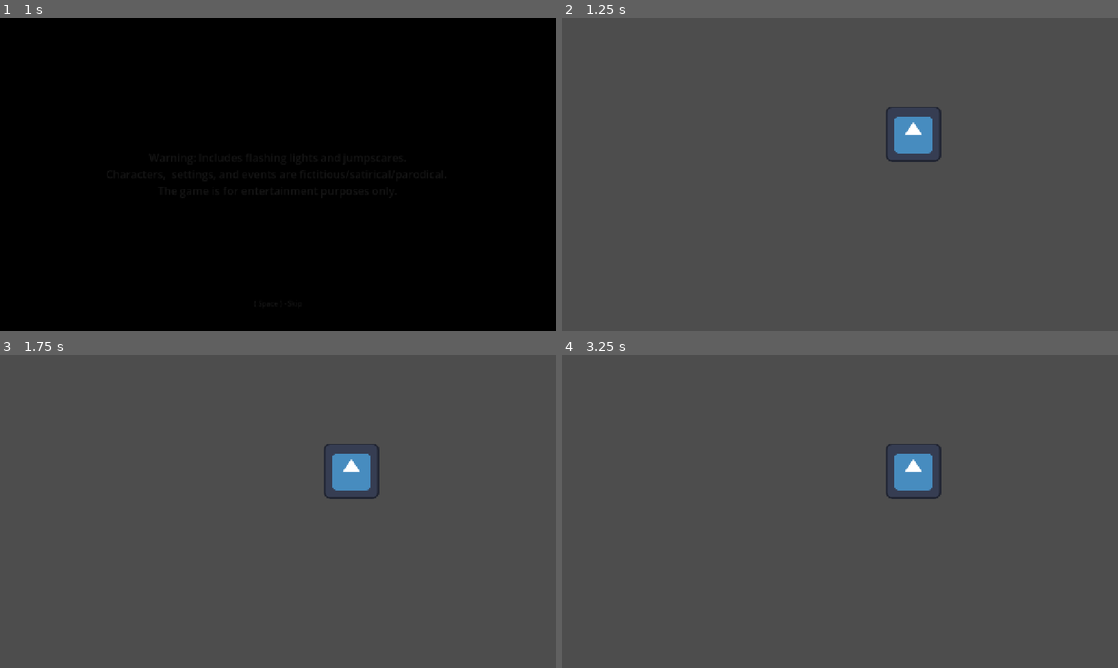
Above: before the commit, frames 1-4 (two rows, left to right).
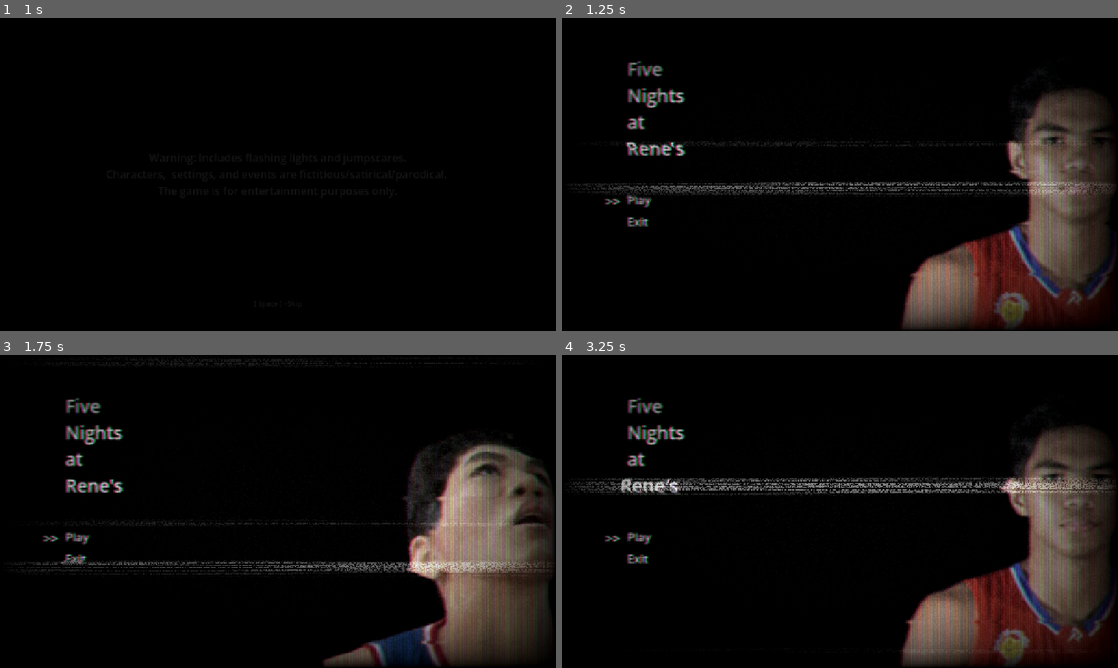
Above: after the commit, the same moments.

Repository: john-basilio/fnar
Game: Godot game, scene res://splash.tscn
The game is run twice, just before and just after one commit, with the same random seed, the same clock (stepped at 60 frames per second) and the same inputs. The engine's default icon, where the game draws it, is replaced by a stand-in: a white triangle on a blue panel in a dark square.
Inputs (mouse positions are in pixels of both pictures, inside the frame that each line leads up to):
- Up to frame 1 (1 s): move the mouse to (400, 158) at 0.52 s; hold Space (space) from 0.53 s (still down); click (400, 158) at 0.67 s
- Up to frame 2 (1.25 s): keep holding Space (space)
- Up to frame 3 (1.75 s): move the mouse to (166, 527) at 1.27 s; release Space (space) at 1.28 s; tap Space (space) at 1.35 s; click (166, 527) at 1.42 s
- Up to frame 4 (3.25 s): move the mouse to (895, 442) at 2.02 s; hold Space (space) 2.03-2.78 s; click (895, 442) at 2.17 s; move the mouse to (812, 574) at 2.77 s; tap Space (space) at 2.85 s; click (812, 574) at 2.92 s

Frame 1 is identical in both runs. In frame 2, 97% of the frame differs, in the area x 0-100%, y 0-100%; in frame 3, 98%; in frame 4, 97%.

Commit message:
splash and main menu

Diff:
--- /dev/null
+++ b/main_loading.tscn
@@ -0,0 +1,18 @@
+[gd_scene format=3 uid="uid://csc7aktj7vl6m"]
+
+[node name="loading" type="Control" unique_id=1709819424]
+layout_mode = 3
+anchors_preset = 15
+anchor_right = 1.0
+anchor_bottom = 1.0
+grow_horizontal = 2
+grow_vertical = 2
+
+[node name="ColorRect" type="ColorRect" parent="." unique_id=123448056]
+layout_mode = 1
+anchors_preset = 15
+anchor_right = 1.0
+anchor_bottom = 1.0
+grow_horizontal = 2
+grow_vertical = 2
+color = Color(0, 0, 0, 1)
--- a/main_menu.tscn
+++ b/main_menu.tscn
@@ -1,6 +1,53 @@
 [gd_scene format=3 uid="uid://2h58xolgejxi"]
 
-[ext_resource type="Texture2D" uid="uid://bj1128a701bcq" path="res://icon.svg" id="1_06t4h"]
+[ext_resource type="Texture2D" uid="uid://bgcd0vwwr8ril" path="res://assets/images/saint_rene.png" id="1_jix8l"]
+[ext_resource type="Script" uid="uid://dfayl4kq0sgkg" path="res://scripts/sprite_switch_main.gd" id="1_nlkkf"]
+[ext_resource type="Shader" uid="uid://den7daxe86el2" path="res://shaders/vhs.gdshader" id="2_7vrkn"]
+[ext_resource type="Texture2D" uid="uid://dd87xc5cwf5gs" path="res://assets/images/rene.png" id="2_fu7sn"]
+[ext_resource type="Shader" uid="uid://chvb0iy8ovi42" path="res://shaders/glitch.gdshader" id="2_jix8l"]
+[ext_resource type="Script" uid="uid://bcxnjiucwa4l6" path="res://scripts/menu.gd" id="3_fu7sn"]
+
+[sub_resource type="ShaderMaterial" id="ShaderMaterial_1af8y"]
+shader = ExtResource("2_jix8l")
+shader_parameter/range = 0.00999999977648
+shader_parameter/noiseQuality = 19.60000029206352
+shader_parameter/noiseIntensity = 0.00200000475313999
+shader_parameter/offsetIntensity = 0.01100000378237998
+shader_parameter/colorOffsetIntensity = 0.0400000019
+
+[sub_resource type="ShaderMaterial" id="ShaderMaterial_fu7sn"]
+shader = ExtResource("2_7vrkn")
+shader_parameter/overlay = true
+shader_parameter/scanlines_opacity = 0.0
+shader_parameter/scanlines_width = 0.25
+shader_parameter/grille_opacity = 0.2730000129675
+shader_parameter/resolution = Vector2(1280, 720)
+shader_parameter/pixelate = true
+shader_parameter/roll = true
+shader_parameter/roll_speed = 3.0
+shader_parameter/roll_size = 11.0390005243525
+shader_parameter/roll_variation = 3.36600015662512
+shader_parameter/distort_intensity = 0.014000000665
+shader_parameter/noise_opacity = 0.954000045315
+shader_parameter/noise_speed = 5.0
+shader_parameter/static_noise_intensity = 0.06
+shader_parameter/aberration = 0.02000004845000003
+shader_parameter/brightness = 1.4
+shader_parameter/discolor = true
+shader_parameter/warp_amount = 0.0
+shader_parameter/clip_warp = true
+shader_parameter/vignette_intensity = 2.41
+shader_parameter/vignette_opacity = 0.214000010165
+
+[sub_resource type="LabelSettings" id="LabelSettings_glbon"]
+font_size = 42
+
+[sub_resource type="LabelSettings" id="LabelSettings_0m2eu"]
+font_size = 27
+
+[sub_resource type="LabelSettings" id="LabelSettings_7vrkn"]
+font_size = 30
+outline_size = 3
 
 [node name="Control" type="Control" unique_id=1131882055]
 layout_mode = 3
@@ -10,6 +57,123 @@
 grow_horizontal = 2
 grow_vertical = 2
 
-[node name="Icon" type="Sprite2D" parent="." unique_id=2077084581]
-position = Vector2(809, 267)
-texture = ExtResource("1_06t4h")
+[node name="bg" type="ColorRect" parent="." unique_id=141523118]
+layout_mode = 1
+anchors_preset = 15
+anchor_right = 1.0
+anchor_bottom = 1.0
+grow_horizontal = 2
+grow_vertical = 2
+color = Color(0, 0, 0, 1)
+
+[node name="shader_rene" type="CanvasLayer" parent="." unique_id=1668697712]
+script = ExtResource("1_nlkkf")
+
+[node name="rene" type="Sprite2D" parent="shader_rene" unique_id=1134153481]
+visible = false
+position = Vector2(1207, 783)
+scale = Vector2(3.23, 3.135)
+texture = ExtResource("2_fu7sn")
+
+[node name="saintrene" type="Sprite2D" parent="shader_rene" unique_id=463546317]
+visible = false
+position = Vector2(1144, 422)
+scale = Vector2(2, 2)
+texture = ExtResource("1_jix8l")
+
+[node name="glitch" type="ColorRect" parent="shader_rene" unique_id=1430965757]
+material = SubResource("ShaderMaterial_1af8y")
+anchors_preset = 11
+anchor_left = 1.0
+anchor_right = 1.0
+anchor_bottom = 1.0
+offset_left = -675.0
+grow_horizontal = 0
+grow_vertical = 2
+offset_transform_enabled = true
+
+[node name="shader_bg" type="CanvasLayer" parent="." unique_id=1465118183]
+
+[node name="shadermaterial" type="ColorRect" parent="shader_bg" unique_id=65817144]
+material = SubResource("ShaderMaterial_fu7sn")
+anchors_preset = 15
+anchor_right = 1.0
+anchor_bottom = 1.0
+grow_horizontal = 2
+grow_vertical = 2
+mouse_filter = 2
+
+[node name="Label" type="Label" parent="." unique_id=2115343777]
+layout_mode = 1
+anchors_preset = -1
+anchor_left = 3.525
+anchor_top = -3.6
+anchor_right = 3.525
+anchor_bottom = -3.6
+offset_left = -4362.0
+offset_top = 2442.0
+offset_right = -3082.0
+offset_bottom = 3162.0
+text = "Five
+Nights
+at
+Rene's"
+label_settings = SubResource("LabelSettings_glbon")
+vertical_alignment = 1
+metadata/_edit_use_anchors_ = true
+
+[node name="menu" type="Control" parent="." unique_id=649002547]
+layout_mode = 1
+anchors_preset = 15
+anchor_right = 1.0
+anchor_bottom = 1.0
+grow_horizontal = 2
+grow_vertical = 2
+script = ExtResource("3_fu7sn")
+
+[node name="play" type="Label" parent="menu" unique_id=997339987]
+layout_mode = 1
+anchors_preset = 14
+anchor_top = 0.5
+anchor_right = 1.0
+anchor_bottom = 0.5
+offset_left = 150.0
+offset_top = 40.0
+offset_right = 150.0
+offset_bottom = 77.0
+grow_horizontal = 2
+grow_vertical = 2
+mouse_filter = 1
+text = "Play"
+label_settings = SubResource("LabelSettings_0m2eu")
+
+[node name="exit" type="Label" parent="menu" unique_id=257551906]
+layout_mode = 1
+anchors_preset = 14
+anchor_top = 0.5
+anchor_right = 1.0
+anchor_bottom = 0.5
+offset_left = 150.0
+offset_top = 90.0
+offset_right = 150.0
+offset_bottom = 127.0
+grow_horizontal = 2
+grow_vertical = 2
+mouse_filter = 1
+text = "Exit"
+label_settings = SubResource("LabelSettings_0m2eu")
+
+[node name="arrow" type="Label" parent="menu" unique_id=89412301]
+layout_mode = 1
+anchors_preset = 14
+anchor_top = 0.5
+anchor_right = 1.0
+anchor_bottom = 0.5
+offset_left = 100.0
+offset_top = 40.0
+offset_right = 100.0
+offset_bottom = 82.0
+grow_horizontal = 2
+grow_vertical = 2
+text = ">>"
+label_settings = SubResource("LabelSettings_7vrkn")
--- a/project.godot
+++ b/project.godot
@@ -21,6 +21,8 @@
 
 window/size/viewport_width=1280
 window/size/viewport_height=720
+window/size/window_width_override=1024
+window/size/window_height_override=576
 window/stretch/mode="canvas_items"
 window/stretch/aspect="ignore"
 
--- /dev/null
+++ b/scripts/menu.gd
@@ -0,0 +1,26 @@
+extends Control;
+
+@onready var play = $play;
+@onready var exit = $exit;
+@onready var arrow = $arrow;
+
+func _ready() -> void:
+
+	# Bind hover signals from labels
+	play.mouse_entered.connect(handle_hover.bind(play));
+	exit.mouse_entered.connect(handle_hover.bind(exit));
+
+	# Bind click signals
+	play.gui_input.connect(handle_click.bind(play));
+	exit.gui_input.connect(handle_click.bind(exit));
+
+func handle_hover(item: Label) -> void:
+	arrow.global_position.y = item.global_position.y;
+
+func handle_click(event: InputEvent, item: Label) -> void:
+	if event.is_pressed() :
+		match item.name:
+			"play":
+				get_tree().change_scene_to_file("res://splash.tscn");
+			"exit":
+				get_tree().quit();
--- a/scripts/splash_text.gd
+++ b/scripts/splash_text.gd
@@ -12,7 +12,6 @@
 	await anim.animation_finished;
 	timer.start();
 	await timer.timeout;
-	print("post-await")
 
 func text_timeout() -> void:
 	anim.play_backwards("fade");
--- /dev/null
+++ b/scripts/sprite_switch_main.gd
@@ -0,0 +1,38 @@
+extends CanvasLayer;
+
+@onready var sprites: Array[Sprite2D] = [
+	$rene,
+	$saintrene
+];
+
+func _ready() -> void:
+	# Hide all alternate sprites except the first one.
+	for sprite in sprites:
+		sprite.visible = false;
+
+	sprites[0].visible = true;
+
+	random_glitch_loop();
+
+func random_glitch_loop() -> void:
+	while true:
+		# Random trigger timer
+		await get_tree().create_timer(randf_range(.5, 3.0)).timeout
+
+		# Choose a random sprite.
+		var chosen: Sprite2D = sprites.pick_random()
+
+		# Hide the current sprite and show the chosen one.
+		for sprite in sprites:
+			sprite.visible = false
+
+		chosen.visible = true
+
+		# Keep the glitch visible briefly.
+		await get_tree().create_timer(0.08).timeout
+
+		# Restore the original sprite.
+		for sprite in sprites:
+			sprite.visible = false
+
+		sprites[0].visible = true
--- /dev/null
+++ b/shaders/glitch.gdshader
@@ -0,0 +1,49 @@
+shader_type canvas_item;
+
+uniform float range : hint_range(0.0, 0.1, 0.005)= 0.05;
+uniform float noiseQuality : hint_range(0.0, 300.0, 0.1)= 250.0;
+uniform float noiseIntensity : hint_range(-0.6, 0.6, 0.0010)= 0.0088;
+uniform float offsetIntensity : hint_range(-0.1, 0.1, 0.001) = 0.03;
+uniform float colorOffsetIntensity : hint_range(0.0, 5.0, 0.001) = 1.3;
+uniform sampler2D SCREEN_TEXTURE : hint_screen_texture;
+float rand(vec2 co)
+{
+    return fract(sin(dot(co.xy ,vec2(12.9898,78.233))) * 43758.5453);
+}
+
+float verticalBar(float pos, float UVY, float offset)
+{
+    float edge0 = (pos - range);
+    float edge1 = (pos + range);
+
+    float x = smoothstep(edge0, pos, UVY) * offset;
+    x -= smoothstep(pos, edge1, UVY) * offset;
+    return x;
+}
+const float saturation = 0.2;
+void fragment()
+{
+    vec2 uv = SCREEN_UV;
+    for (float i = 0.0; i < 0.71; i += 0.1313)
+    {
+        float d = mod(TIME * i, 1.7);
+        float o = sin(1.0 - tan(TIME * 0.24 * i));
+    	o *= offsetIntensity;
+        uv.x += verticalBar(d, UV.y, o);
+    }
+
+    float UVY = uv.y;
+    UVY *= noiseQuality;
+    UVY = float(int(UVY)) * (1.0 / noiseQuality);
+    float noise = rand(vec2(TIME * 0.00001, UVY));
+    uv.x += noise * noiseIntensity;
+
+    vec2 offsetR = vec2(0.009 * sin(TIME), 0.0) * colorOffsetIntensity;
+    vec2 offsetG = vec2(0.0073 * (cos(TIME * 0.97)), 0.0) * colorOffsetIntensity;
+
+    float r = texture(SCREEN_TEXTURE, uv + offsetR).r;
+    float g = texture(SCREEN_TEXTURE, uv + offsetG).g;
+    float b = texture(SCREEN_TEXTURE, uv).b;
+    vec4 tex = vec4(r, g, b, 1.0);
+    COLOR = tex;
+}
--- /dev/null
+++ b/shaders/vhs.gdshader
@@ -0,0 +1,232 @@
+/*
+Shader from Godot Shaders - the free shader library.
+godotshaders.com/shader/VHS-and-CRT-monitor-effect
+
+This shader is under CC0 license. Feel free to use, improve and
+change this shader according to your needs and consider sharing
+the modified result to godotshaders.com.
+*/
+
+shader_type canvas_item;
+
+//*** IMPORTANT! ***/
+// - If you are using this shader to affect the node it is applied to set 'overlay' to false (unchecked in the instepctor).
+// - If you are using this shader as an overlay, and want the shader to affect the nodes below in the Scene hierarchy,
+//   set 'overlay' to true (checked in the inspector).
+// On Mac there is potentially a bug causing this to not work properly. If that is the case and you want to use the shader as an overlay
+// change all "overlay ? SCREEN_TEXTURE : TEXTURE" to only "SCREEN_TEXTURE" on lines 129-140, and "vec2 uv = overlay ? warp(SCREEN_UV) : warp(UV);"
+// to "vec2 uv = warp(SCREEN_UV);" on line 98.
+uniform bool overlay = false;
+
+uniform float scanlines_opacity : hint_range(0.0, 1.0) = 0.4;
+uniform float scanlines_width : hint_range(0.0, 0.5) = 0.25;
+uniform float grille_opacity : hint_range(0.0, 1.0) = 0.3;
+uniform vec2 resolution = vec2(640.0, 480.0); // Set the number of rows and columns the texture will be divided in. Scanlines and grille will make a square based on these values
+
+// Addition to the original shader script in response to gdshader language updates
+uniform sampler2D SCREEN_TEXTURE : hint_screen_texture, filter_linear_mipmap;
+
+uniform bool pixelate = true; // Fill each square ("pixel") with a sampled color, creating a pixel look and a more accurate representation of how a CRT monitor would work.
+
+uniform bool roll = true;
+uniform float roll_speed = 8.0; // Positive values are down, negative are up
+uniform float roll_size : hint_range(0.0, 100.0) = 15.0;
+uniform float roll_variation : hint_range(0.1, 5.0) = 1.8; // This valie is not an exact science. You have to play around with the value to find a look you like. How this works is explained in the code below.
+uniform float distort_intensity : hint_range(0.0, 0.2) = 0.05; // The distortion created by the rolling effect.
+
+uniform float noise_opacity : hint_range(0.0, 1.0) = 0.4;
+uniform float noise_speed = 5.0; // There is a movement in the noise pattern that can be hard to see first. This sets the speed of that movement.
+
+uniform float static_noise_intensity : hint_range(0.0, 1.0) = 0.06;
+
+uniform float aberration : hint_range(-1.0, 1.0) = 0.03; // Chromatic aberration, a distortion on each color channel.
+uniform float brightness = 1.4; // When adding scanline gaps and grille the image can get very dark. Brightness tries to compensate for that.
+uniform bool discolor = true; // Add a discolor effect simulating a VHS
+
+uniform float warp_amount :hint_range(0.0, 5.0) = 1.0; // Warp the texture edges simulating the curved glass of a CRT monitor or old TV.
+uniform bool clip_warp = false;
+
+uniform float vignette_intensity = 0.4; // Size of the vignette, how far towards the middle it should go.
+uniform float vignette_opacity : hint_range(0.0, 1.0) = 0.5;
+
+// Used by the noise functin to generate a pseudo random value between 0.0 and 1.0
+vec2 random(vec2 uv){
+    uv = vec2( dot(uv, vec2(127.1,311.7) ),
+               dot(uv, vec2(269.5,183.3) ) );
+    return -1.0 + 2.0 * fract(sin(uv) * 43758.5453123);
+}
+
+// Generate a Perlin noise used by the distortion effects
+float noise(vec2 uv) {
+    vec2 uv_index = floor(uv);
+    vec2 uv_fract = fract(uv);
+
+    vec2 blur = smoothstep(0.0, 1.0, uv_fract);
+
+    return mix( mix( dot( random(uv_index + vec2(0.0,0.0) ), uv_fract - vec2(0.0,0.0) ),
+                     dot( random(uv_index + vec2(1.0,0.0) ), uv_fract - vec2(1.0,0.0) ), blur.x),
+                mix( dot( random(uv_index + vec2(0.0,1.0) ), uv_fract - vec2(0.0,1.0) ),
+                     dot( random(uv_index + vec2(1.0,1.0) ), uv_fract - vec2(1.0,1.0) ), blur.x), blur.y) * 0.5 + 0.5;
+}
+
+// Takes in the UV and warps the edges, creating the spherized effect
+vec2 warp(vec2 uv){
+	vec2 delta = uv - 0.5;
+	float delta2 = dot(delta.xy, delta.xy);
+	float delta4 = delta2 * delta2;
+	float delta_offset = delta4 * warp_amount;
+
+	return uv + delta * delta_offset;
+}
+
+// Adds a black border to hide stretched pixel created by the warp effect
+float border (vec2 uv){
+	float radius = min(warp_amount, 0.08);
+	radius = max(min(min(abs(radius * 2.0), abs(1.0)), abs(1.0)), 1e-5);
+	vec2 abs_uv = abs(uv * 2.0 - 1.0) - vec2(1.0, 1.0) + radius;
+	float dist = length(max(vec2(0.0), abs_uv)) / radius;
+	float square = smoothstep(0.96, 1.0, dist);
+	return clamp(1.0 - square, 0.0, 1.0);
+}
+
+// Adds a vignette shadow to the edges of the image
+float vignette(vec2 uv){
+	uv *= 1.0 - uv.xy;
+	float vignette = uv.x * uv.y * 15.0;
+	return pow(vignette, vignette_intensity * vignette_opacity);
+}
+
+void fragment()
+{
+	vec2 uv = overlay ? warp(SCREEN_UV) : warp(UV); // Warp the uv. uv will be used in most cases instead of UV to keep the warping
+	vec2 text_uv = uv;
+	vec2 roll_uv = vec2(0.0);
+	float time = roll ? TIME : 0.0;
+
+
+	// Pixelate the texture based on the given resolution.
+	if (pixelate)
+	{
+		text_uv = ceil(uv * resolution) / resolution;
+	}
+
+	// Create the rolling effect. We need roll_line a bit later to make the noise effect.
+	// That is why this runs if roll is true OR noise_opacity is over 0.
+	float roll_line = 0.0;
+	if (roll || noise_opacity > 0.0)
+	{
+		// Create the areas/lines where the texture will be distorted.
+		roll_line = smoothstep(0.3, 0.9, sin(uv.y * roll_size - (time * roll_speed) ) );
+		// Create more lines of a different size and apply to the first set of lines. This creates a bit of variation.
+		roll_line *= roll_line * smoothstep(0.3, 0.9, sin(uv.y * roll_size * roll_variation - (time * roll_speed * roll_variation) ) );
+		// Distort the UV where where the lines are
+		roll_uv = vec2(( roll_line * distort_intensity * (1.-UV.x)), 0.0);
+	}
+
+	vec4 text;
+	if (roll)
+	{
+		// If roll is true distort the texture with roll_uv. The texture is split up into RGB to
+		// make some chromatic aberration. We apply the aberration to the red and green channels accorging to the aberration parameter
+		// and intensify it a bit in the roll distortion.
+		text.r = texture(SCREEN_TEXTURE, text_uv + roll_uv * 0.8 + vec2(aberration, 0.0) * .1).r;
+		text.g = texture(SCREEN_TEXTURE, text_uv + roll_uv * 1.2 - vec2(aberration, 0.0) * .1 ).g;
+		text.b = texture(SCREEN_TEXTURE, text_uv + roll_uv).b;
+		text.a = 1.0;
+	}
+	else
+	{
+		// If roll is false only apply the aberration without any distorion. The aberration values are very small so the .1 is only
+		// to make the slider in the Inspector less sensitive.
+		text.r = texture(SCREEN_TEXTURE, text_uv + vec2(aberration, 0.0) * .1).r;
+		text.g = texture(SCREEN_TEXTURE, text_uv - vec2(aberration, 0.0) * .1).g;
+		text.b = texture(SCREEN_TEXTURE, text_uv).b;
+		text.a = 1.0;
+	}
+
+	float r = text.r;
+	float g = text.g;
+	float b = text.b;
+
+	uv = warp(UV);
+
+	// CRT monitors don't have pixels but groups of red, green and blue dots or lines, called grille. We isolate the texture's color channels
+	// and divide it up in 3 offsetted lines to show the red, green and blue colors next to each other, with a small black gap between.
+	if (grille_opacity > 0.0){
+
+		float g_r = smoothstep(0.85, 0.95, abs(sin(uv.x * (resolution.x * 3.14159265))));
+		r = mix(r, r * g_r, grille_opacity);
+
+		float g_g = smoothstep(0.85, 0.95, abs(sin(1.05 + uv.x * (resolution.x * 3.14159265))));
+		g = mix(g, g * g_g, grille_opacity);
+
+		float b_b = smoothstep(0.85, 0.95, abs(sin(2.1 + uv.x * (resolution.x * 3.14159265))));
+		b = mix(b, b * b_b, grille_opacity);
+
+	}
+
+	// Apply the grille to the texture's color channels and apply Brightness. Since the grille and the scanlines (below) make the image very dark you
+	// can compensate by increasing the brightness.
+	text.r = clamp(r * brightness, 0.0, 1.0);
+	text.g = clamp(g * brightness, 0.0, 1.0);
+	text.b = clamp(b * brightness, 0.0, 1.0);
+
+	// Scanlines are the horizontal lines that make up the image on a CRT monitor.
+	// Here we are actual setting the black gap between each line, which I guess is not the right definition of the word, but you get the idea
+	float scanlines = 0.5;
+	if (scanlines_opacity > 0.0)
+	{
+		// Same technique as above, create lines with sine and applying it to the texture. Smoothstep to allow setting the line size.
+		scanlines = smoothstep(scanlines_width, scanlines_width + 0.5, abs(sin(uv.y * (resolution.y * 3.14159265))));
+		text.rgb = mix(text.rgb, text.rgb * vec3(scanlines), scanlines_opacity);
+	}
+
+	// Apply the banded noise.
+	if (noise_opacity > 0.0)
+	{
+		// Generate a noise pattern that is very stretched horizontally, and animate it with noise_speed
+		float noise = smoothstep(0.4, 0.5, noise(uv * vec2(2.0, 200.0) + vec2(10.0, (TIME * (noise_speed))) ) );
+
+		// We use roll_line (set above) to define how big the noise should be vertically (multiplying cuts off all black parts).
+		// We also add in some basic noise with random() to break up the noise pattern above. The noise is sized according to
+		// the resolution value set in the inspector. If you don't like this look you can
+		// change "ceil(uv * resolution) / resolution" to only "uv" to make it less pixelated. Or multiply resolution with som value
+		// greater than 1.0 to make them smaller.
+		roll_line *= noise * scanlines * clamp(random((ceil(uv * resolution) / resolution) + vec2(TIME * 0.8, 0.0)).x + 0.8, 0.0, 1.0);
+		// Add it to the texture based on noise_opacity
+		text.rgb = clamp(mix(text.rgb, text.rgb + roll_line, noise_opacity), vec3(0.0), vec3(1.0));
+	}
+
+	// Apply static noise by generating it over the whole screen in the same way as above
+	if (static_noise_intensity > 0.0)
+	{
+		text.rgb += clamp(random((ceil(uv * resolution) / resolution) + fract(TIME)).x, 0.0, 1.0) * static_noise_intensity;
+	}
+
+	// Apply a black border to hide imperfections caused by the warping.
+	// Also apply the vignette
+	text.rgb *= border(uv);
+	text.rgb *= vignette(uv);
+	// Hides the black border and make that area transparent. Good if you want to add the the texture on top an image of a TV or monitor.
+	if (clip_warp)
+	{
+		text.a = border(uv);
+	}
+
+	// Apply discoloration to get a VHS look (lower saturation and higher contrast)
+	// You can play with the values below or expose them in the Inspector.
+	float saturation = 0.5;
+	float contrast = 1.2;
+	if (discolor)
+	{
+		// Saturation
+		vec3 greyscale = vec3(text.r + text.g + text.b) / 3.;
+		text.rgb = mix(text.rgb, greyscale, saturation);
+
+		// Contrast
+		float midpoint = pow(0.5, 2.2);
+		text.rgb = (text.rgb - vec3(midpoint)) * contrast + midpoint;
+	}
+
+	COLOR = text;
+}
Binary file added: assets/images/rene.png
Not shown, added: assets/images/rene.png.import
Binary file added: assets/images/saint_rene.png
Not shown, added: assets/images/saint_rene.png.import
Not shown, added: scripts/menu.gd.uid
Not shown, added: scripts/sprite_switch_main.gd.uid
Not shown, added: shaders/glitch.gdshader.uid
Not shown, added: shaders/vhs.gdshader.uid
